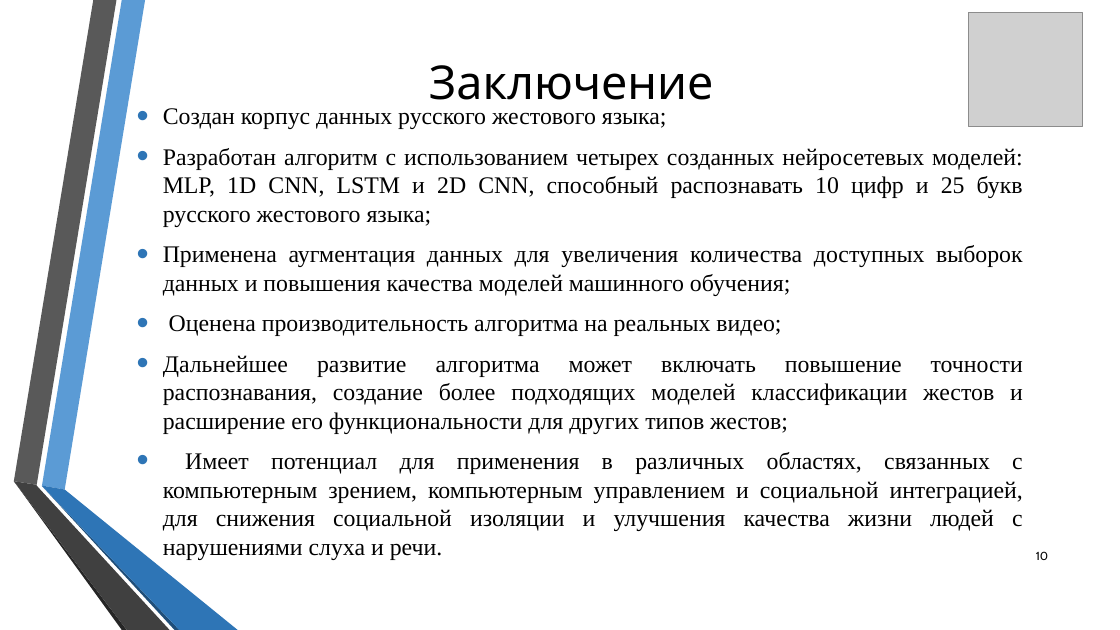
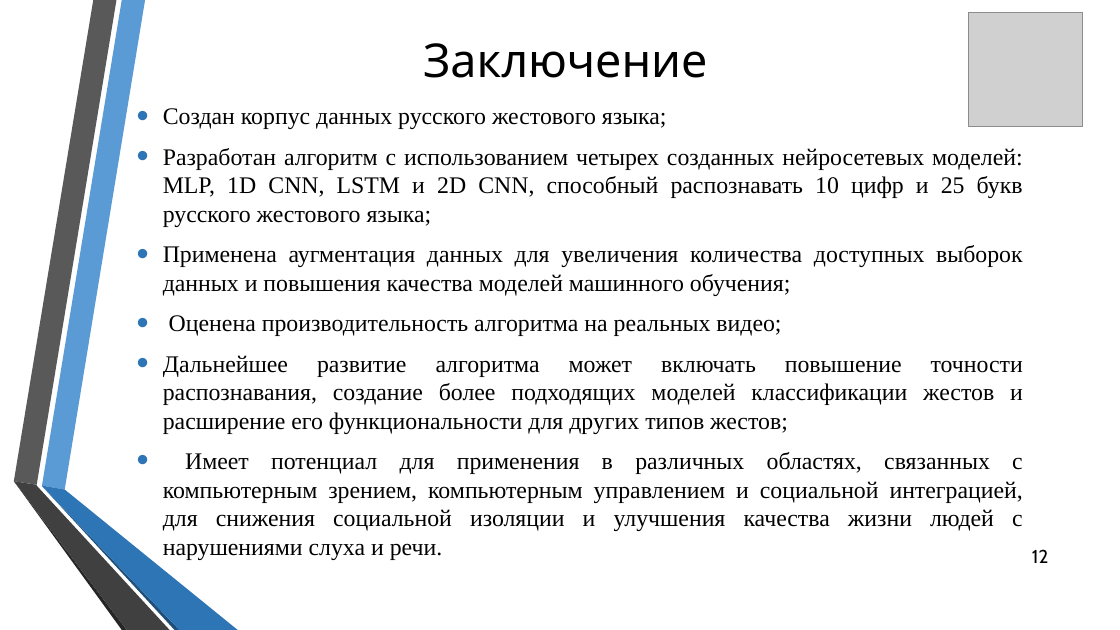
Before and after one commit to Elikul/vkr2, a slide deck: slide 12 of Презентация ВКР (Куликова ИТ-2МО).pptx (slide 10 before the commit). Drawn at 1120x630 pixels with LibreOffice and Linux fonts; fonts in the diff are those of the drawing; grey boxes stand for pictures; background and template pictures are left out. Boxes give left, top, right and bottom in pixels: in the first picture for what was removed or moved away, otherwise in the second. Text is boxed around its words. In the diff, an @@ line names an element or a change of style, - is before the commit and + after.

```diff
--- a/Презентация ВКР (Куликова ИТ-2МО).pptx
+++ b/Презентация ВКР (Куликова ИТ-2МО).pptx
@@ title "Заключение": place and size @@
-title "Заключение" at [429,65,713,100]
+title "Заключение" at [423,43,707,78]
@@ page number at [1032,549,1048,563]: text changed; size 10 to 16 pt @@
-10
+12
```
Also in this commit, not shown: 10 other slides changed, 2 slides added, 5 other files.
